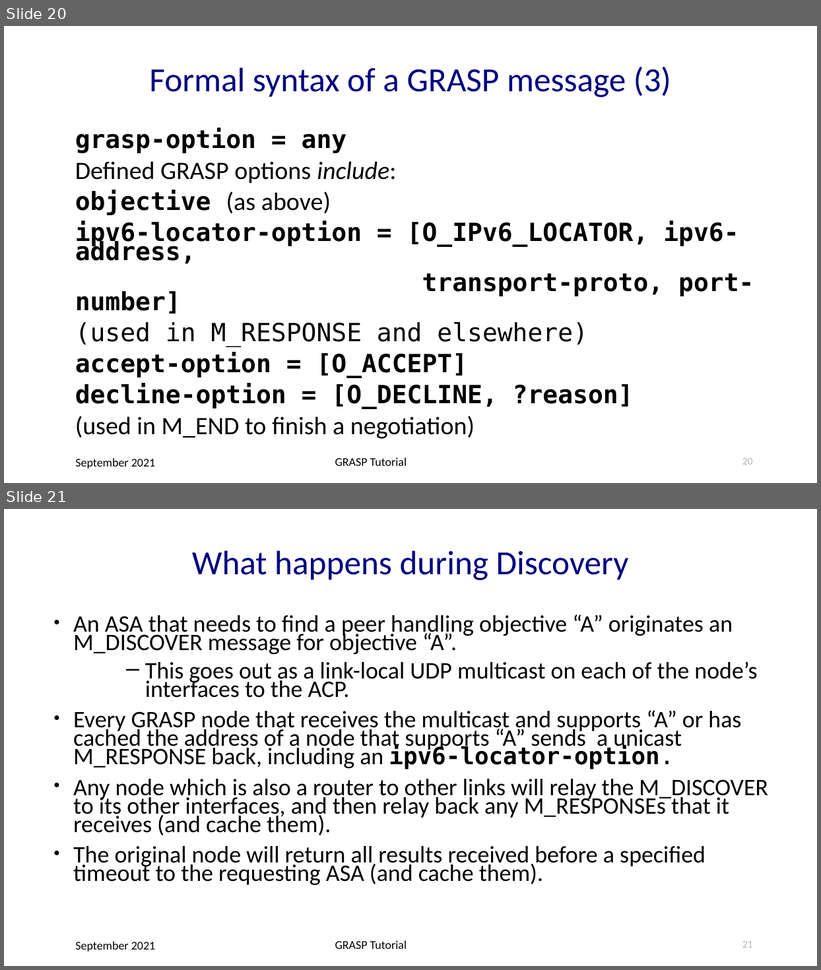
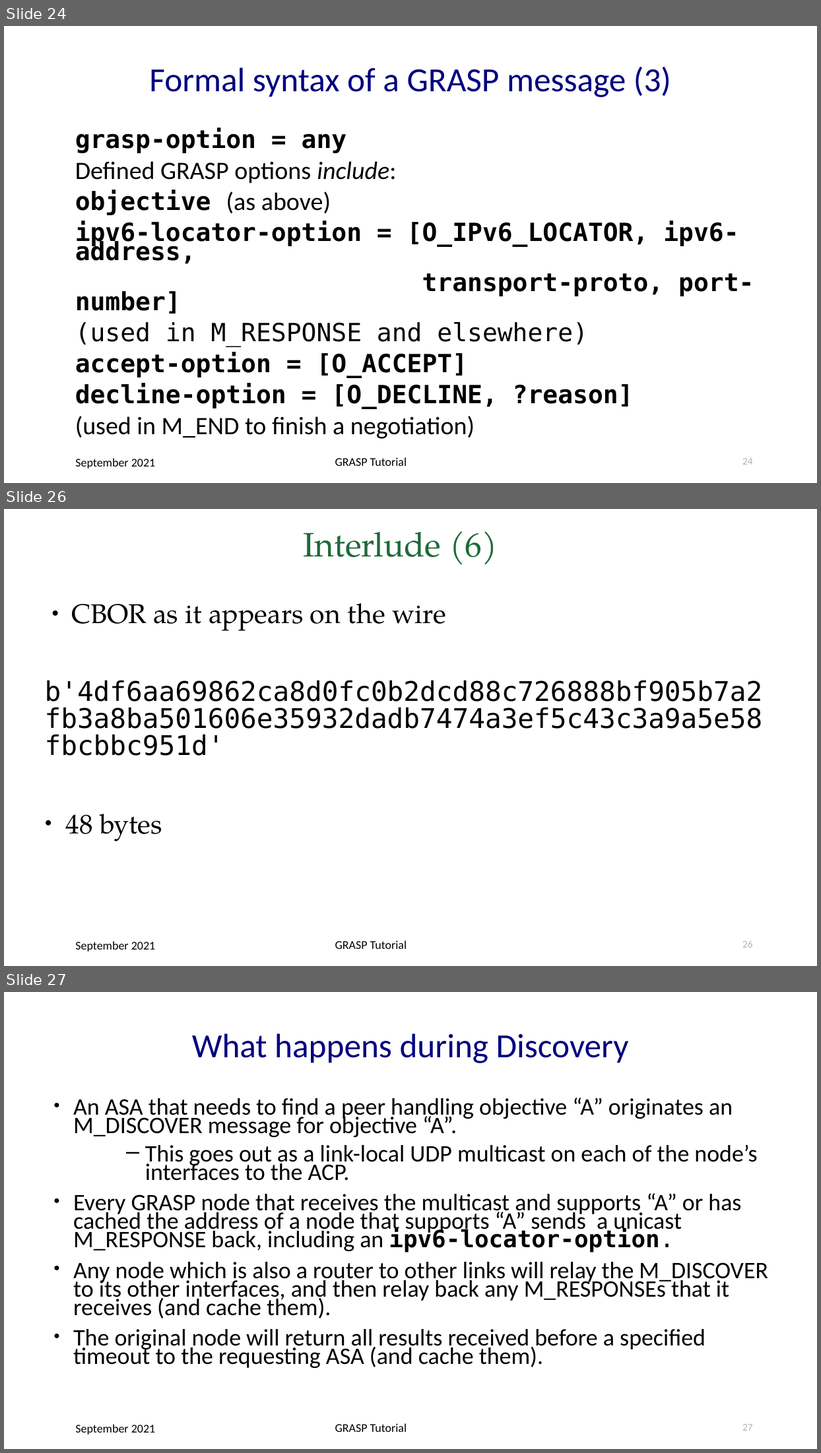
Before and after one commit to becarpenter/graspdoc, a slide deck: GRASP-tutorial.ppt. Shown one above the other, each under a label of ours: slides 20 and 21 before the commit, slides 24, 26 and 27 after it; the slides between them are not shown. The pictures are 821x970 and 821x1453 pixels, drawn with LibreOffice and Linux fonts; fonts in the diff are those of the drawing. Boxes give left, top, right and bottom in pixels: in the first picture for what was removed or moved away, otherwise in the second. Text is boxed around its words. In the diff, an @@ line names an element or a change of style, - is before the commit and + after.

```diff
--- a/GRASP-tutorial.ppt
+++ b/GRASP-tutorial.ppt
@@ slide 26 added at [4, 509, 817, 966], background #FFFFFF; not listed: 2 template elements that a slide beside it also shows @@
@@ title added at [303, 531, 497, 565], 40 pt, text #1E6A39 @@
+Interlude (6)
@@ text added at [45, 603, 763, 842], 32 pt, text #000000 @@
+● CBOR as it appears on the wire
+b'4df6aa69862ca8d0fc0b2dcd88c726888bf905b7a2fb3a8ba501606e35932dadb7474a3ef5c43c3a9a5e58fbcbbc951d'
+● 48 bytes
@@ page number added at [743, 941, 753, 948], 12 pt, text #B2B2B2 @@
+26
@@ what was slide 20 is now slide 24 @@
@@ page number at [743, 458, 753, 465]: text changed @@
-20
+24
@@ what was slide 21 is now slide 27 @@
@@ page number at [743, 1424, 753, 1431]: text changed @@
-21
+27
```
Also in this commit, not shown: 4 slides changed, 11 other slides added, 2 other files.
